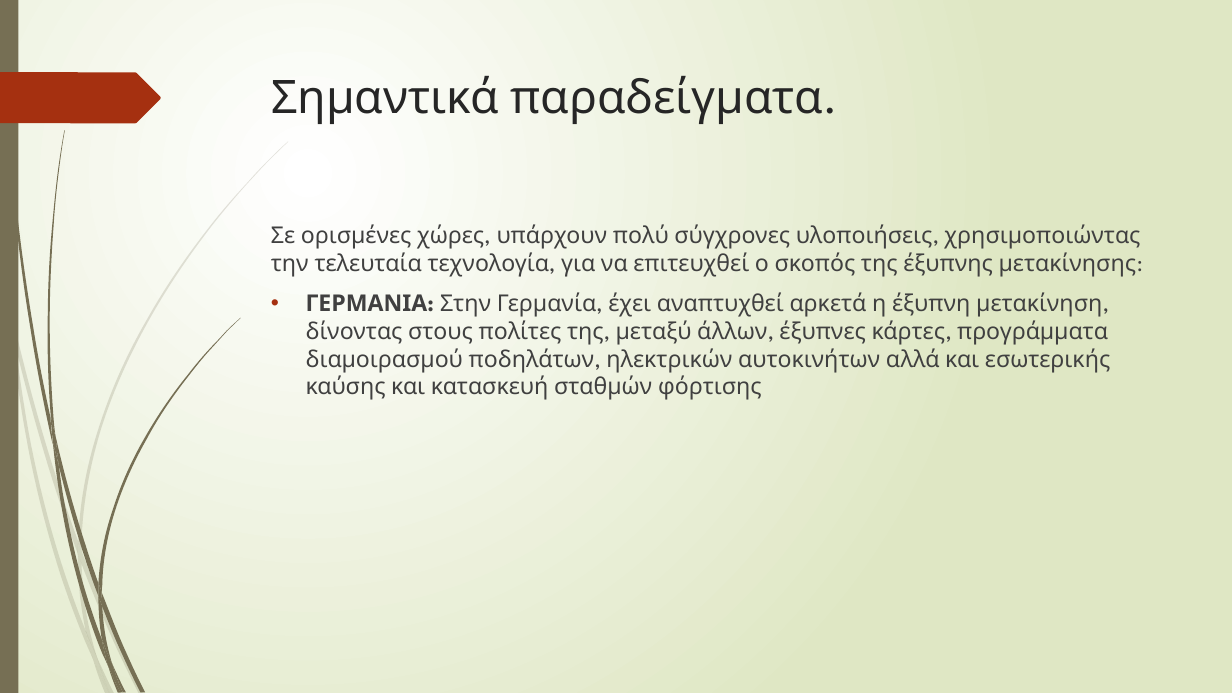
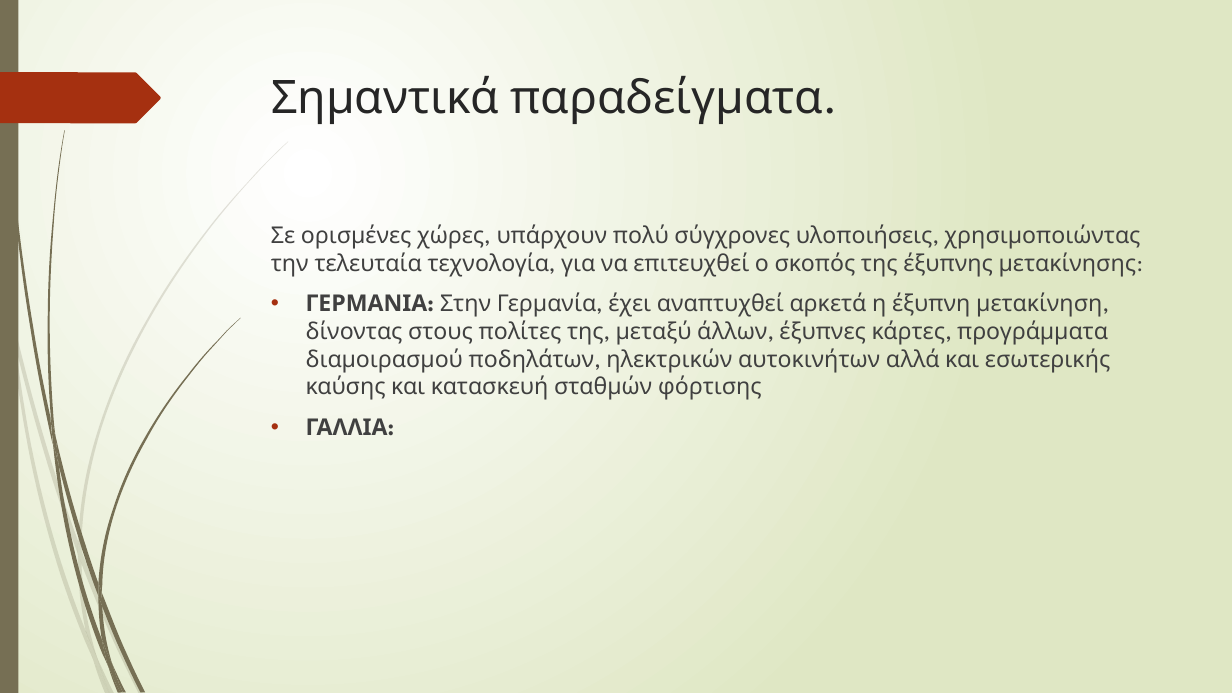
Before and after one commit to GeorgeMC2610/Contiki-Cooja-Simulations, a slide deck: slide 7 of final/p19204.pptx. Drawn at 1232x693 pixels with LibreOffice and Linux fonts; fonts in the diff are those of the drawing. Boxes give left, top, right and bottom in pixels: in the first picture for what was removed or moved away, otherwise in the second. Text is boxed around its words. In the diff, an @@ line names an element or a change of style, - is before the commit and + after.

Commit message:
προσθήκη κι άλλου slide

```diff
--- a/final/p19204.pptx
+++ b/final/p19204.pptx
@@ text at (x1=306, y1=418, x2=388, y2=435): paragraph added @@
+• ΓΑΛΛΙΑ:
```
